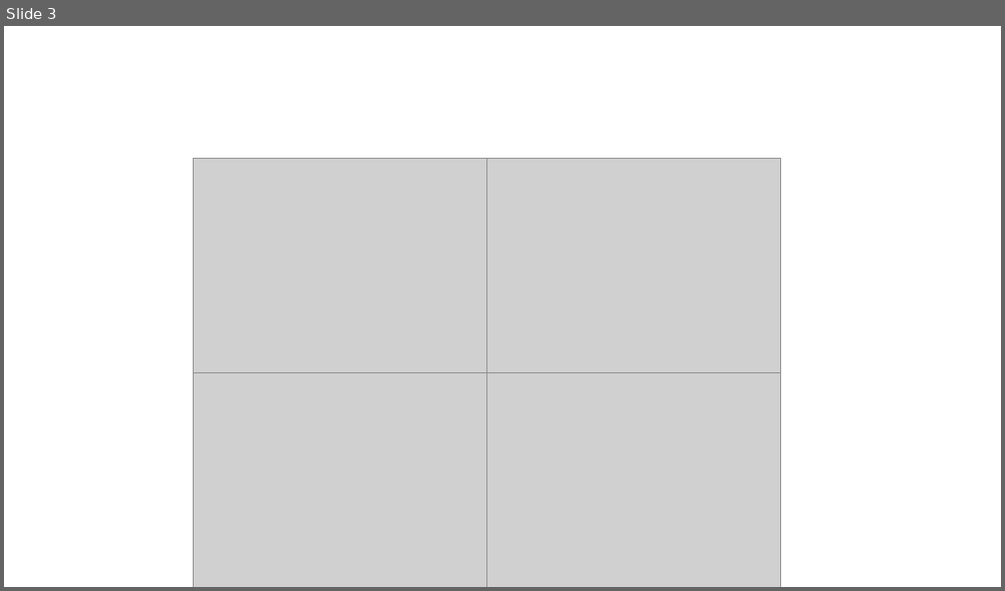
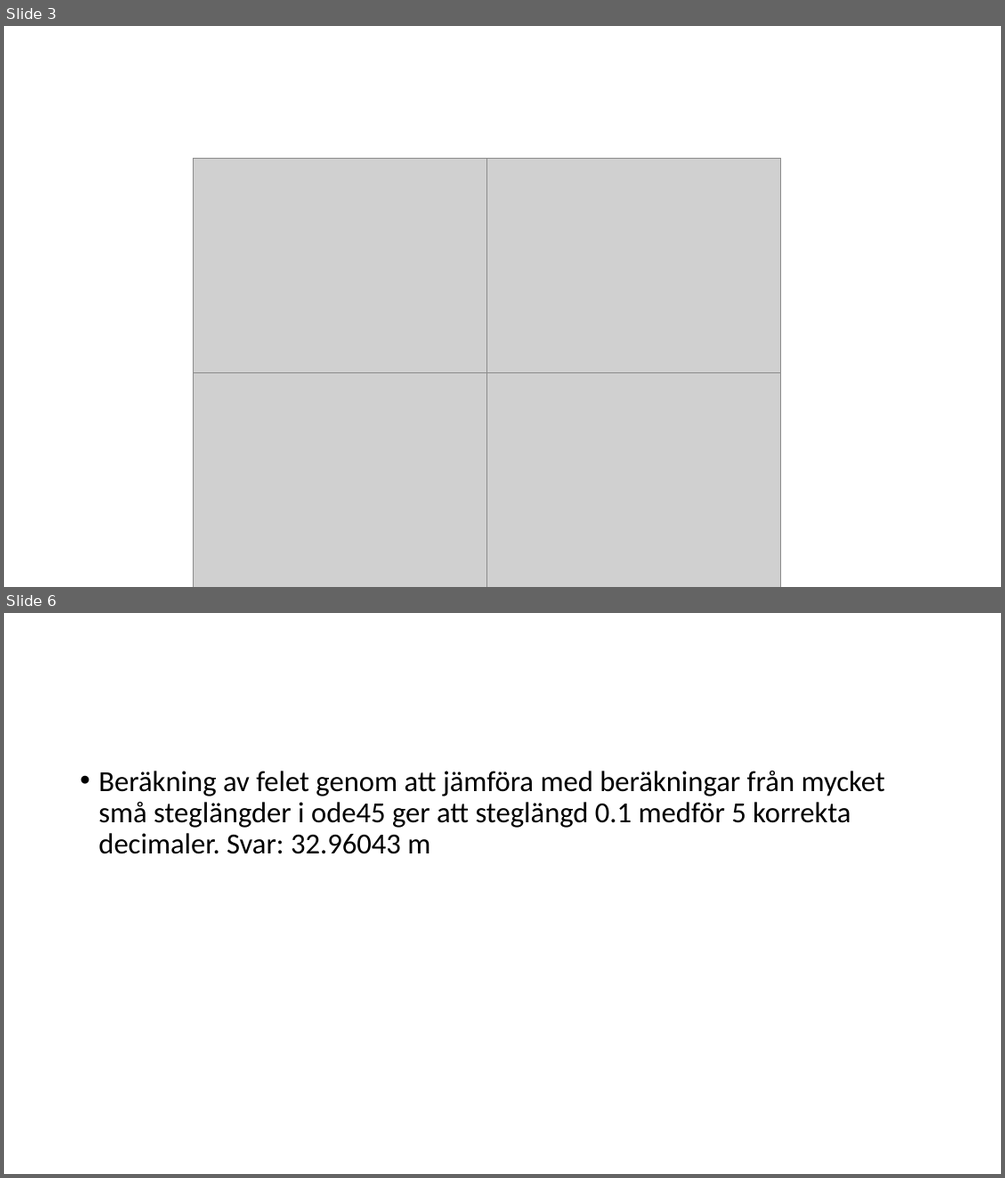
Before and after one commit to jontebackis4/MatlabLabbar, a slide deck: Projekt/Presentation.pptx. Shown one above the other, each under a label of ours: slide 3 before the commit, slides 3 and 6 after it; the slides between them are not shown. The pictures are 1005x591 and 1005x1178 pixels, drawn with LibreOffice and Linux fonts; fonts in the diff are those of the drawing; grey boxes stand for pictures. Boxes give left, top, right and bottom in pixels: in the first picture for what was removed or moved away, otherwise in the second. Text is boxed around its words. In the diff, an @@ line names an element or a change of style, - is before the commit and + after.

```diff
--- a/Projekt/Presentation.pptx
+++ b/Projekt/Presentation.pptx
@@ slide 6 added at <box>4,613,1001,1174</box>, background #FFFFFF @@
@@ text added at <box>98,771,885,854</box>, 28 pt, text #000000 @@
+• Beräkning av felet genom att jämföra med beräkningar från mycket små steglängder i ode45 ger att steglängd 0.1 medför 5 korrekta decimaler. Svar: 32.96043 m
```
Also in this commit, not shown: 3 other slides added, 2 slides removed, 3 other files.
